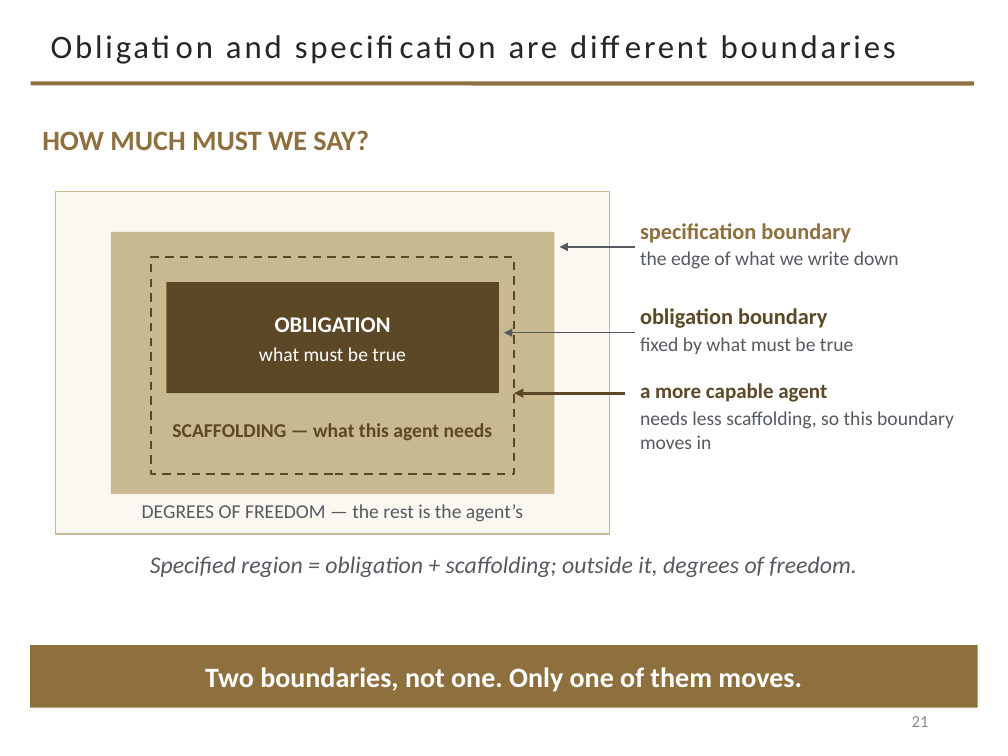
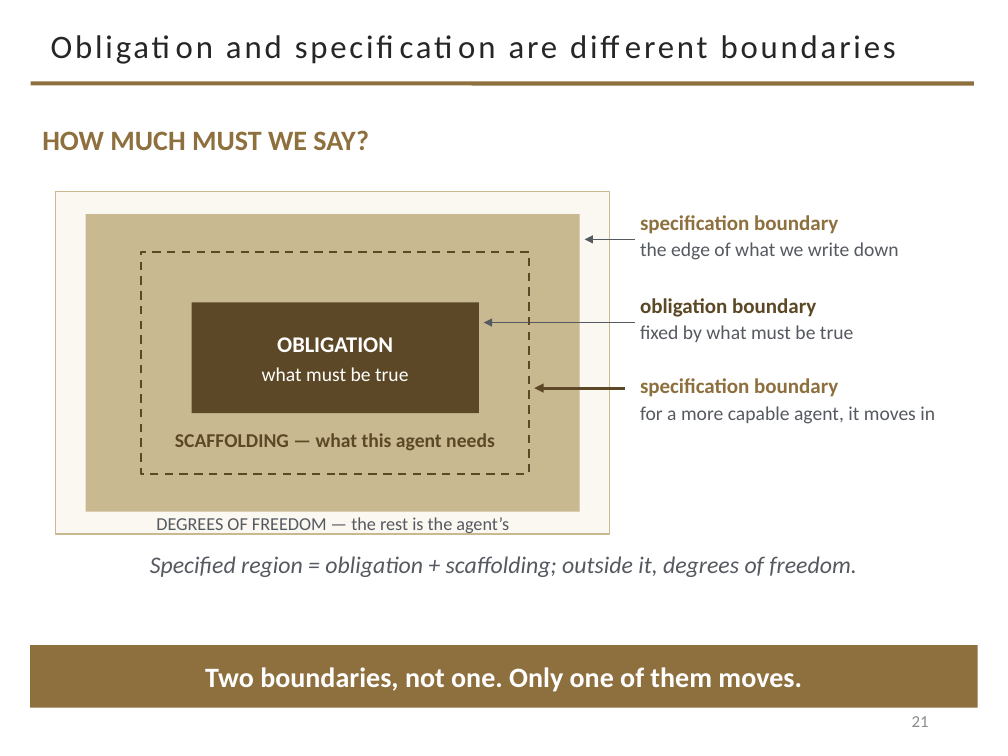
Before and after one commit to davisjam/model-based-agentic-software-engineering, a slide deck: slide 21 of course/lectures/act-2-delegation-and-control/02-modeling/2-2-Modeling-1-Purposeful-Reduction.pptx. Drawn at 1008x756 pixels with LibreOffice and Linux fonts; fonts in the diff are those of the drawing; background and template pictures are left out. Boxes give left, top, right and bottom in pixels: in the first picture for what was removed or moved away, otherwise in the second. Text is boxed around its words. In the diff, an @@ line names an element or a change of style, - is before the commit and + after.

```diff
--- a/course/lectures/act-2-delegation-and-control/02-modeling/2-2-Modeling-1-Purposeful-Reduction.pptx
+++ b/course/lectures/act-2-delegation-and-control/02-modeling/2-2-Modeling-1-Purposeful-Reduction.pptx
@@ rectangle: place and size @@
-rectangle at bbox=[111, 232, 554, 494]
+rectangle at bbox=[86, 214, 580, 511]
@@ text at bbox=[640, 215, 838, 234]: size 16 to 15 pt in "specification boundary" @@
@@ text "specification boundary": place and size @@
-text "specification boundary" at bbox=[640, 223, 899, 269]
+text "specification boundary" at bbox=[640, 215, 899, 260]
@@ rectangle: place and size @@
-rectangle at bbox=[151, 257, 514, 474]
+rectangle at bbox=[141, 252, 529, 474]
@@ arrow moved from (559, 247) - (635, 247) to (585, 240) - (635, 240) @@
@@ text at bbox=[640, 298, 816, 317]: size 16 to 15 pt in "obligation boundary" @@
@@ text "obligation boundary": place and size @@
-text "obligation boundary" at bbox=[640, 308, 853, 354]
+text "obligation boundary" at bbox=[640, 298, 853, 342]
@@ rectangle "OBLIGATION": place and size @@
-rectangle "OBLIGATION" at bbox=[166, 282, 499, 393]
+rectangle "OBLIGATION" at bbox=[192, 302, 479, 413]
@@ arrow moved from (504, 333) - (635, 333) to (484, 323) - (635, 323) @@
@@ arrow moved from (514, 393) - (625, 393) to (534, 388) - (625, 388) @@
@@ text at bbox=[640, 378, 935, 424]: text changed @@
-a more capable agent
-needs less scaffolding, so this boundary moves in
+specification boundary
+for a more capable agent, it moves in
@@ text "SCAFFOLDING — what this agent ...": place and size @@
-text "SCAFFOLDING — what this agent ..." at bbox=[172, 423, 493, 440]
+text "SCAFFOLDING — what this agent ..." at bbox=[175, 433, 495, 450]
@@ text "DEGREES OF FREEDOM — the ...": place and size @@
-text "DEGREES OF FREEDOM — the ..." at bbox=[142, 504, 523, 522]
+text "DEGREES OF FREEDOM — the ..." at bbox=[156, 517, 509, 535]
@@ text "DEGREES OF FREEDOM — the ..." at bbox=[156, 517, 509, 535]: size 14 to 13 pt; vertical alignment top to middle @@
```
Also in this commit, not shown: 1 other slide changed.
